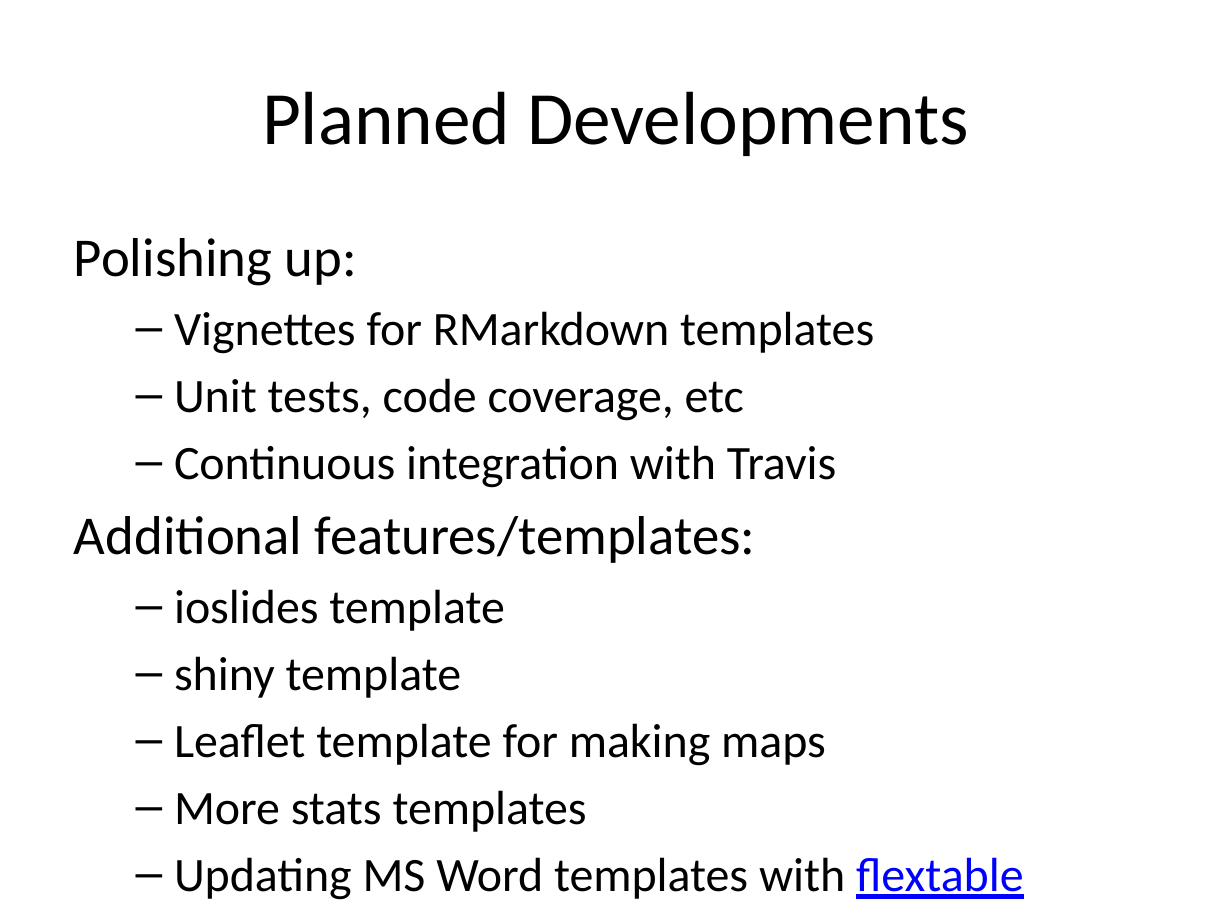
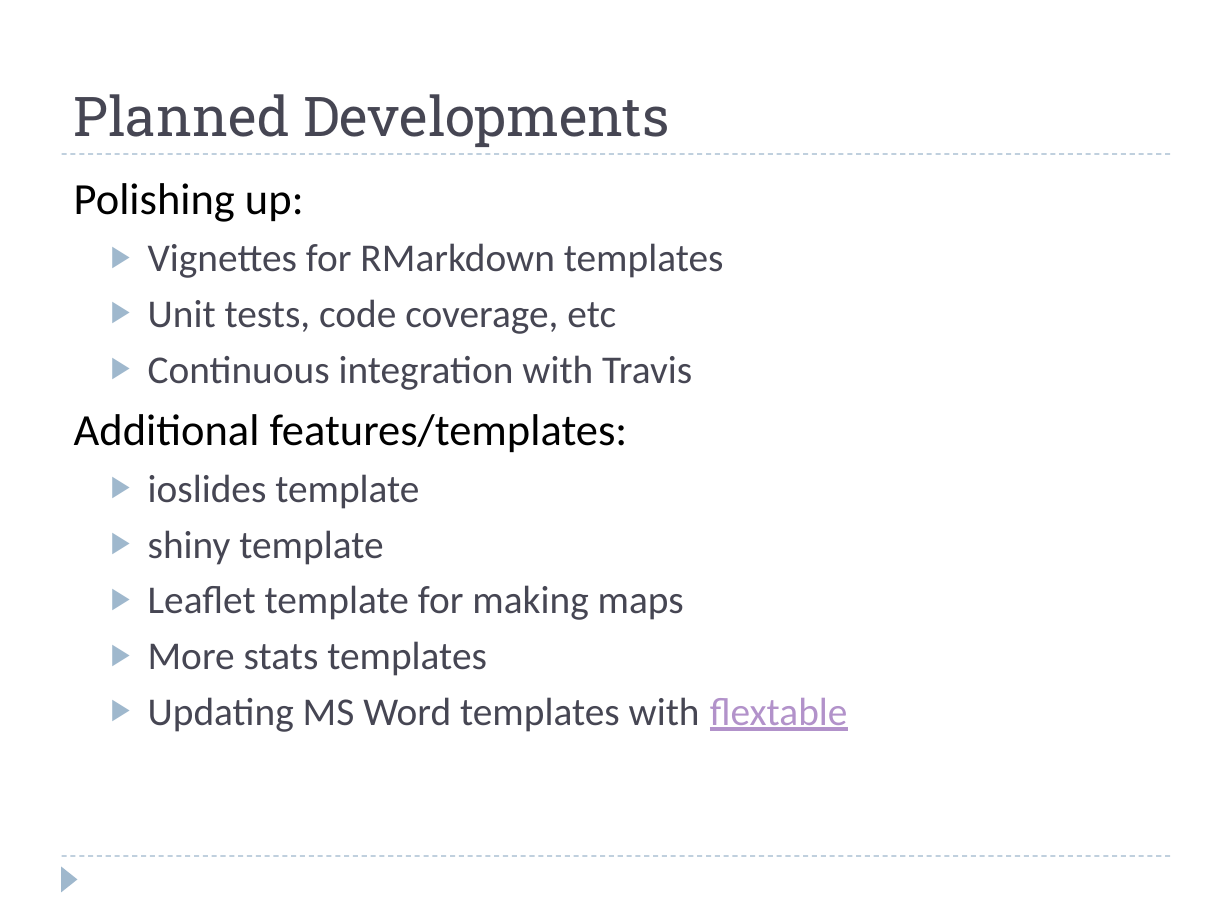
Before and after one commit to alan-y/phiproject-talk, a slide deck: slide 8 of phiproject_ay.pptx. Drawn at 1232x924 pixels with LibreOffice and Linux fonts; fonts in the diff are those of the drawing. Boxes give left, top, right and bottom in pixels: in the first picture for what was removed or moved away, otherwise in the second. Text is boxed around its words. In the diff, an @@ line names an element or a change of style, - is before the commit and + after.

```diff
--- a/phiproject_ay.pptx
+++ b/phiproject_ay.pptx
@@ title "Planned Developments": place and size @@
-title "Planned Developments" at [262, 91, 969, 156]
+title "Planned Developments" at [74, 94, 670, 147]
@@ title "Planned Developments" at [74, 94, 670, 147]: size 44 to 32 pt, font Calibri to Roboto Slab, text colour #000000 to #464653; alignment centre to left; vertical alignment middle to bottom @@
@@ text "Polishing up:": place and size @@
-text "Polishing up:" at [74, 238, 1023, 900]
+text "Polishing up:" at [74, 183, 848, 732]
@@ text "Polishing up:" at [74, 183, 848, 732]: size 32 to 26 pt in "Polishing up:", "Additional features/templates:"; size 28 to 23 pt, text colour #000000 to #464653 in "Vignettes for RMarkdown templates", "Unit tests, code coverage, etc", "Continuous integration with Travis", "ioslides template" and 4 more places; text colour #0000FF to #B292CA in "flextable"; bullet – to ▶ @@
@@ line added from (62, 154) to (1170, 154), #9FB8CD 0.75 pt dashed @@
@@ line added from (62, 856) to (1170, 856), #9FB8CD 0.75 pt dashed @@
@@ triangle added at [62, 866, 78, 892], fill #9FB8CD @@
```
Also in this commit, not shown: 10 other slides changed, 4 other files.
